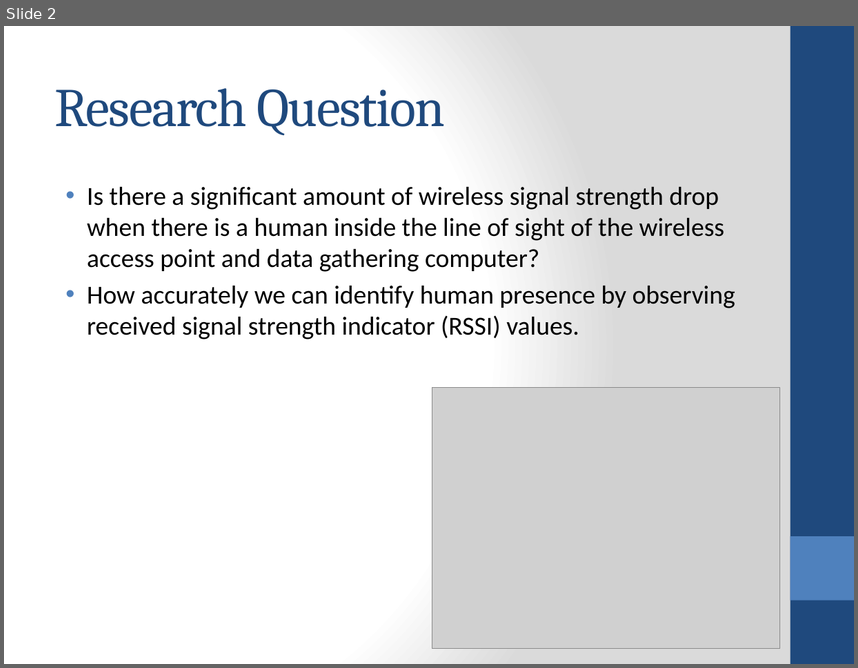
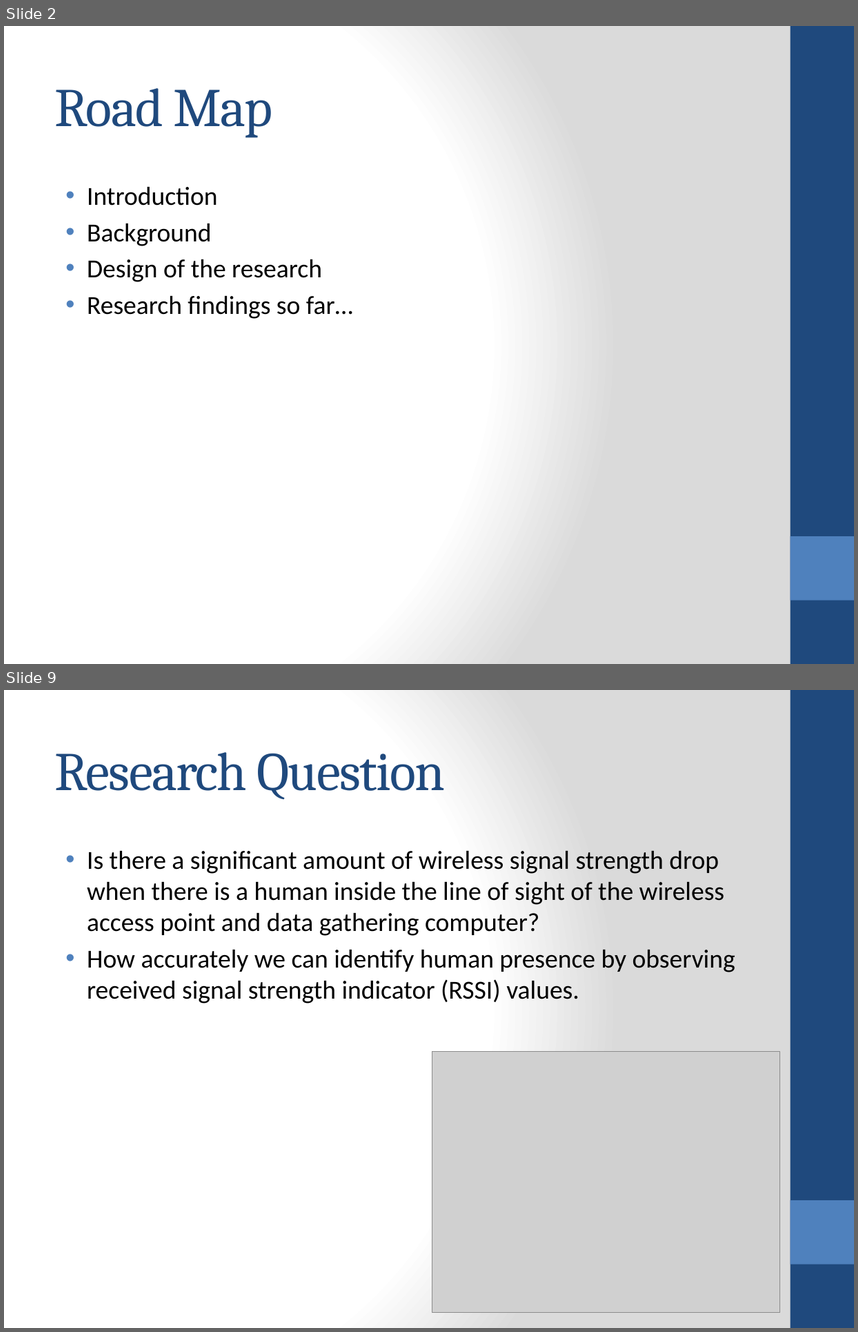
Before and after one commit to jithendra89/research, a slide deck: presentations/interim-final.pptx. Shown one above the other, each under a label of ours: slide 2 before the commit, slides 2 and 9 after it; the slides between them are not shown. The pictures are 858x668 and 858x1332 pixels, drawn with LibreOffice and Linux fonts; fonts in the diff are those of the drawing; grey boxes stand for pictures. Boxes give left, top, right and bottom in pixels: in the first picture for what was removed or moved away, otherwise in the second. Text is boxed around its words. In the diff, an @@ line names an element or a change of style, - is before the commit and + after.

```diff
--- a/presentations/interim-final.pptx
+++ b/presentations/interim-final.pptx
@@ slide 2 added at box(4, 26, 854, 664), background gradient #FFFFFF to #DADADA; not listed: 2 template elements that a slide beside it also shows @@
@@ title added at box(55, 88, 272, 138), 46 pt, text #1F497D @@
+Road Map
@@ text added at box(87, 187, 353, 319), 22 pt, text #000000 @@
+• Introduction
+• Background
+• Design of the research
+• Research findings so far…
@@ what was slide 2 is now slide 9 @@
```
Also in this commit, not shown: 5 slides changed, 8 other slides added, 1 slide removed, 8 other files.
